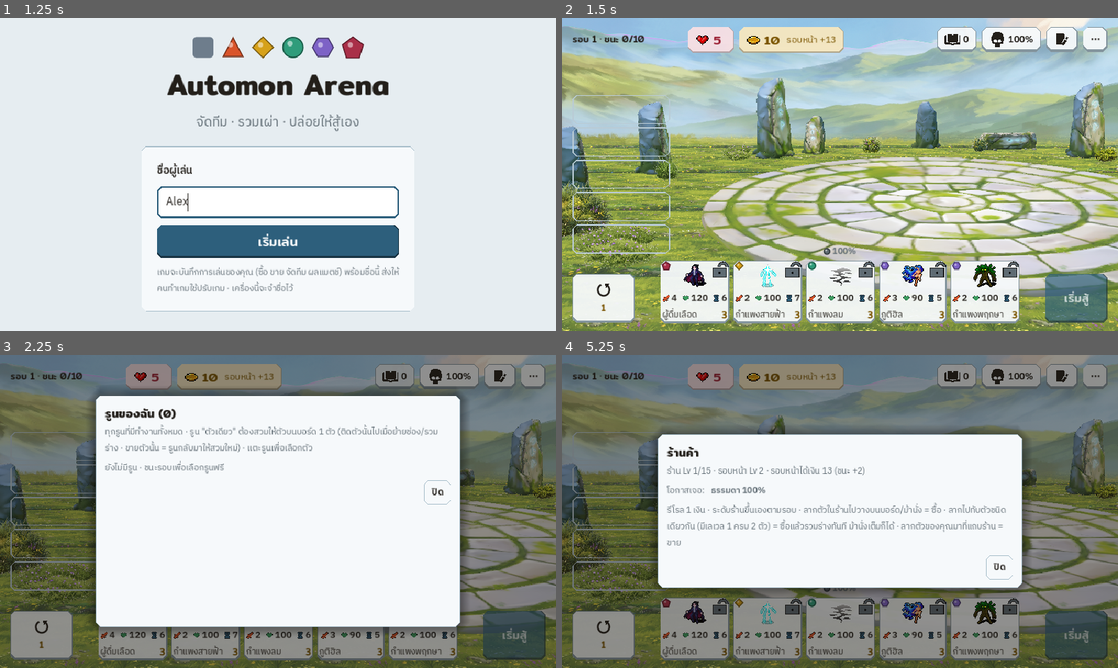
Above: before the commit, frames 1-4 (two rows, left to right).
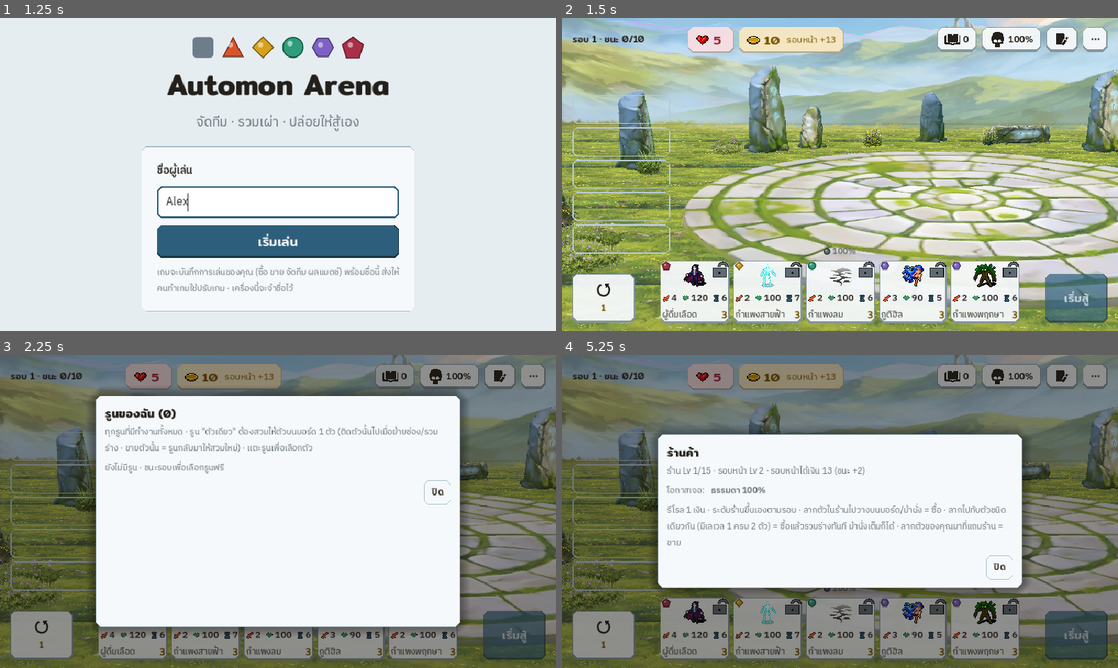
Above: after the commit, the same moments.

Repository: nuttratts-code/automon-arena
Game: Godot game, scene res://scenes/main.tscn
The game is run twice, just before and just after one commit, with the same random seed, the same clock (stepped at 60 frames per second) and the same inputs.
Inputs (mouse positions are in pixels of both pictures, inside the frame that each line leads up to):
- Up to frame 1 (1.25 s): click (278, 202) at 0.52 s; type "Alex" at 0.6 s
- Up to frame 2 (1.5 s): click "เริ่มเล่น" at 1.25 s
- Up to frame 3 (2.25 s): click "0" at 2 s
- Up to frame 4 (5.25 s): click "100%" at 2.75 s; click (1062, 376) at 3.5 s; click "⋯" at 4.25 s; click (840, 589) at 5 s

Frame 1 is identical in both runs. In frame 2, 52% of the frame differs, in the area x 0-100%, y 0-100%; in frame 3, 15%; in frame 4, 19%.

Commit message:
set 217 R12 (sample branch): units 2.3 -> 1.9 (owner), slot previews + GameCam rebuilt
ripple: sample branch only; SPR_H also used by slot_points / camera fit (same file)

Co-Authored-By: Claude Opus 5.5 <noreply@anthropic.com>

Diff:
--- a/godot/scenes/arena_dressing_r6.tscn
+++ b/godot/scenes/arena_dressing_r6.tscn
@@ -264,30 +264,30 @@
 [sub_resource type="ImageTexture" id="ImageTexture_x056f"]
 image = SubResource("Image_dlxid")
 
-[node name="ArenaDressing" type="Node3D" unique_id=1490219927]
-
-[node name="Far" type="Node3D" parent="." unique_id=1813014040]
+[node name="ArenaDressing" type="Node3D" unique_id=98814046]
+
+[node name="Far" type="Node3D" parent="." unique_id=1407380593]
 script = ExtResource("1_rer43")
 
-[node name="Sky" type="Sprite3D" parent="Far" unique_id=595966810]
+[node name="Sky" type="Sprite3D" parent="Far" unique_id=1063749436]
 transform = Transform3D(1, 0, 0, 0, 1, 0, 0, 0, 1, 0, 6, -60)
 pixel_size = 0.02
 transparent = false
 texture = ExtResource("2_mfsdh")
 
-[node name="Hills" type="Sprite3D" parent="Far" unique_id=844883395]
+[node name="Hills" type="Sprite3D" parent="Far" unique_id=449071203]
 transform = Transform3D(1, 0, 0, 0, 1, 0, 0, 0, 1, 0, 6, -40)
 pixel_size = 0.02
 texture = ExtResource("3_gc5ve")
 
-[node name="Mid" type="Node3D" parent="." unique_id=1877546734]
-
-[node name="Ground" type="MeshInstance3D" parent="Mid" unique_id=1702096822]
+[node name="Mid" type="Node3D" parent="." unique_id=1889191922]
+
+[node name="Ground" type="MeshInstance3D" parent="Mid" unique_id=2013437742]
 transform = Transform3D(1, 0, 0, 0, 1, 0, 0, 0, 1, 0, -0.15, -6)
 material_override = SubResource("StandardMaterial3D_d0r7a")
 mesh = SubResource("PlaneMesh_8e34n")
 
-[node name="Grass1" type="Sprite3D" parent="Mid" unique_id=1051413050]
+[node name="Grass1" type="Sprite3D" parent="Mid" unique_id=1876842242]
 transform = Transform3D(1, 0, 0, 0, 1, 0, 0, 0, 1, -9.5, -0.1, -8.6)
 offset = Vector2(0, 256)
 pixel_size = 0.0017578125
@@ -295,7 +295,7 @@
 alpha_cut = 2
 texture = ExtResource("5_ut5qf")
 
-[node name="Grass2" type="Sprite3D" parent="Mid" unique_id=726294774]
+[node name="Grass2" type="Sprite3D" parent="Mid" unique_id=1247431461]
 transform = Transform3D(1, 0, 0, 0, 1, 0, 0, 0, 1, 9.4, -0.1, -8.4)
 offset = Vector2(0, 201)
 pixel_size = 0.0019900498
@@ -303,7 +303,7 @@
 alpha_cut = 2
 texture = ExtResource("6_fjf4v")
 
-[node name="Grass3" type="Sprite3D" parent="Mid" unique_id=207912402]
+[node name="Grass3" type="Sprite3D" parent="Mid" unique_id=1915308399]
 transform = Transform3D(1, 0, 0, 0, 1, 0, 0, 0, 1, -12, -0.1, -4)
 offset = Vector2(0, 256)
 pixel_size = 0.00234375
@@ -311,7 +311,7 @@
 alpha_cut = 2
 texture = ExtResource("7_p2tyl")
 
-[node name="Grass4" type="Sprite3D" parent="Mid" unique_id=930318707]
+[node name="Grass4" type="Sprite3D" parent="Mid" unique_id=614538427]
 transform = Transform3D(1, 0, 0, 0, 1, 0, 0, 0, 1, 12.6, -0.1, -3.2)
 offset = Vector2(0, 256)
 pixel_size = 0.00234375
@@ -319,7 +319,7 @@
 alpha_cut = 2
 texture = ExtResource("8_cipuk")
 
-[node name="Grass5" type="Sprite3D" parent="Mid" unique_id=1669113273]
+[node name="Grass5" type="Sprite3D" parent="Mid" unique_id=1299290112]
 transform = Transform3D(1, 0, 0, 0, 1, 0, 0, 0, 1, -2.5, -0.1, -11)
 offset = Vector2(0, 256)
 pixel_size = 0.001953125
@@ -327,7 +327,7 @@
 alpha_cut = 2
 texture = ExtResource("9_1vf4e")
 
-[node name="Grass6" type="Sprite3D" parent="Mid" unique_id=1766773499]
+[node name="Grass6" type="Sprite3D" parent="Mid" unique_id=1360261449]
 transform = Transform3D(1, 0, 0, 0, 1, 0, 0, 0, 1, 3.5, -0.1, -11.2)
 offset = Vector2(0, 256)
 pixel_size = 0.0021484375
@@ -335,7 +335,7 @@
 alpha_cut = 2
 texture = ExtResource("10_3e517")
 
-[node name="Grass7" type="Sprite3D" parent="Mid" unique_id=1866500163]
+[node name="Grass7" type="Sprite3D" parent="Mid" unique_id=168664541]
 transform = Transform3D(1, 0, 0, 0, 1, 0, 0, 0, 1, -13, -0.1, 4.5)
 offset = Vector2(0, 256)
 pixel_size = 0.00390625
@@ -343,7 +343,7 @@
 alpha_cut = 2
 texture = ExtResource("11_8w8he")
 
-[node name="Grass8" type="Sprite3D" parent="Mid" unique_id=1237146917]
+[node name="Grass8" type="Sprite3D" parent="Mid" unique_id=892571239]
 transform = Transform3D(1, 0, 0, 0, 1, 0, 0, 0, 1, 13, -0.1, 4)
 offset = Vector2(0, 256)
 pixel_size = 0.003515625
@@ -351,7 +351,7 @@
 alpha_cut = 2
 texture = ExtResource("9_1vf4e")
 
-[node name="Grass9" type="Sprite3D" parent="Mid" unique_id=1125498137]
+[node name="Grass9" type="Sprite3D" parent="Mid" unique_id=766841708]
 transform = Transform3D(1, 0, 0, 0, 1, 0, 0, 0, 1, -10.5, -0.1, 7.5)
 offset = Vector2(0, 256)
 pixel_size = 0.002734375
@@ -359,7 +359,7 @@
 alpha_cut = 2
 texture = ExtResource("5_ut5qf")
 
-[node name="Grass10" type="Sprite3D" parent="Mid" unique_id=1529512913]
+[node name="Grass10" type="Sprite3D" parent="Mid" unique_id=1184204147]
 transform = Transform3D(1, 0, 0, 0, 1, 0, 0, 0, 1, 10.5, -0.1, 7.5)
 offset = Vector2(0, 201)
 pixel_size = 0.003233831
@@ -367,7 +367,7 @@
 alpha_cut = 2
 texture = ExtResource("6_fjf4v")
 
-[node name="Near" type="Node3D" parent="." unique_id=1487895632]
+[node name="Near" type="Node3D" parent="." unique_id=1495258410]
 
 [node name="Plaza" type="Node3D" parent="Near" unique_id=1930697670 instance=ExtResource("12_tks1b")]
 transform = Transform3D(1, 0, 0, 0, 0.16, 0, 0, 0, 1, -0.01926899, -0.3263998, 0.036481857)
@@ -378,230 +378,230 @@
 [node name="StoneBigSide" type="Node3D" parent="Near" unique_id=2079942919 instance=ExtResource("14_41p6s")]
 transform = Transform3D(0.45962667, 0, -0.38567257, 0, 0.5, 0, 0.38567257, 0, 0.45962667, -5.6, -0.05, -11)
 
-[node name="StoneFarL" type="Node3D" parent="Near" unique_id=1222080388 instance=ExtResource("14_41p6s")]
+[node name="StoneFarL" type="Node3D" parent="Near" unique_id=77656370 instance=ExtResource("14_41p6s")]
 transform = Transform3D(0.42499998, 0, 0.73612165, 0, 0.8, 0, -0.73612165, 0, 0.42499998, -13, -0.05, -6)
 
-[node name="StoneMid" type="Node3D" parent="Near" unique_id=1121830259 instance=ExtResource("14_41p6s")]
+[node name="StoneMid" type="Node3D" parent="Near" unique_id=621064538 instance=ExtResource("14_41p6s")]
 transform = Transform3D(-0.5362311, 0, 0.44995135, 0, 0.62, 0, -0.44995135, 0, -0.5362311, 0.8, -0.05, -13)
 
-[node name="StoneR" type="Node3D" parent="Near" unique_id=4043748 instance=ExtResource("14_41p6s")]
+[node name="StoneR" type="Node3D" parent="Near" unique_id=1684571915 instance=ExtResource("14_41p6s")]
 transform = Transform3D(0.91762954, 0, -0.24587809, 0, 0.95, 0, 0.24587809, 0, 0.91762954, 9, -0.05, -10.2)
 
-[node name="StoneFrontR" type="Node3D" parent="Near" unique_id=1808440047 instance=ExtResource("14_41p6s")]
+[node name="StoneFrontR" type="Node3D" parent="Near" unique_id=872260986 instance=ExtResource("14_41p6s")]
 transform = Transform3D(0.34202015, 0, -0.9396926, 0, 0.85, 0, 0.9396926, 0, 0.34202015, 13.8, -0.05, -3)
 
-[node name="StoneFrontL" type="Node3D" parent="Near" unique_id=859221377 instance=ExtResource("14_41p6s")]
+[node name="StoneFrontL" type="Node3D" parent="Near" unique_id=1095234252 instance=ExtResource("14_41p6s")]
 transform = Transform3D(-0.15628336, 0, 0.8863269, 0, 0.75, 0, -0.8863269, 0, -0.15628336, -14.4, -0.05, 1)
 
 [node name="FallenSlab" type="Node3D" parent="Near" unique_id=530392445 instance=ExtResource("15_em05e")]
 transform = Transform3D(0.99026805, 0, 0.1391731, 0, 1, 0, -0.1391731, 0, 0.99026805, 5.2, -0.05, -12.4)
 
-[node name="FallenSlabR" type="Node3D" parent="Near" unique_id=839388490 instance=ExtResource("15_em05e")]
+[node name="FallenSlabR" type="Node3D" parent="Near" unique_id=763481331 instance=ExtResource("15_em05e")]
 transform = Transform3D(0.65532166, 0, -0.45886117, 0, 0.8, 0, 0.45886117, 0, 0.65532166, 12.2, -0.05, 5)
 
-[node name="Guides" type="Node3D" parent="." unique_id=1120143842]
-
-[node name="Slots" type="Node3D" parent="." unique_id=1182535543]
-
-[node name="Slot0_0_0" type="Marker3D" parent="Slots" unique_id=803687191]
+[node name="Guides" type="Node3D" parent="." unique_id=269568372]
+
+[node name="Slots" type="Node3D" parent="." unique_id=1104455848]
+
+[node name="Slot0_0_0" type="Marker3D" parent="Slots" unique_id=1094087422]
 transform = Transform3D(1, 0, 0, 0, 1, 0, 0, 0, 1, -2.8, 0, -4)
 
-[node name="Ring" type="MeshInstance3D" parent="Slots/Slot0_0_0" unique_id=331514067]
+[node name="Ring" type="MeshInstance3D" parent="Slots/Slot0_0_0" unique_id=1284933286]
 transform = Transform3D(1, 0, 0, 0, 0.12, 0, 0, 0, 1, 0, 0.03, 0)
 material_override = SubResource("StandardMaterial3D_e6u7m")
 mesh = SubResource("TorusMesh_xodtq")
 
-[node name="Preview" type="Sprite3D" parent="Slots/Slot0_0_0" unique_id=1588439886]
-transform = Transform3D(1, 0, 0, 0, 0.9781476, 0.2079117, 0, -0.2079117, 0.9781476, 0, 0, 0)
-offset = Vector2(0, 16)
-pixel_size = 0.071875
+[node name="Preview" type="Sprite3D" parent="Slots/Slot0_0_0" unique_id=1049448168]
+transform = Transform3D(1, 0, 0, 0, 0.9781476, 0.2079117, 0, -0.2079117, 0.9781476, 0, 0, 0)
+offset = Vector2(0, 16)
+pixel_size = 0.059375
 alpha_cut = 1
 texture_filter = 0
 texture = SubResource("ImageTexture_tpdf8")
 
-[node name="Slot0_0_1" type="Marker3D" parent="Slots" unique_id=20009196]
+[node name="Slot0_0_1" type="Marker3D" parent="Slots" unique_id=134930272]
 transform = Transform3D(1, 0, 0, 0, 1, 0, 0, 0, 1, -1.5, 0, 3)
 
-[node name="Ring" type="MeshInstance3D" parent="Slots/Slot0_0_1" unique_id=154122957]
+[node name="Ring" type="MeshInstance3D" parent="Slots/Slot0_0_1" unique_id=615801387]
 transform = Transform3D(1, 0, 0, 0, 0.12, 0, 0, 0, 1, 0, 0.03, 0)
 material_override = SubResource("StandardMaterial3D_erf55")
 mesh = SubResource("TorusMesh_e1drm")
 
-[node name="Preview" type="Sprite3D" parent="Slots/Slot0_0_1" unique_id=667331714]
-transform = Transform3D(1, 0, 0, 0, 0.9781476, 0.2079117, 0, -0.2079117, 0.9781476, 0, 0, 0)
-offset = Vector2(0, 16)
-pixel_size = 0.071875
+[node name="Preview" type="Sprite3D" parent="Slots/Slot0_0_1" unique_id=334185694]
+transform = Transform3D(1, 0, 0, 0, 0.9781476, 0.2079117, 0, -0.2079117, 0.9781476, 0, 0, 0)
+offset = Vector2(0, 16)
+pixel_size = 0.059375
 alpha_cut = 1
 texture_filter = 0
 texture = SubResource("ImageTexture_xb18i")
 
-[node name="Slot0_1_0" type="Marker3D" parent="Slots" unique_id=43400078]
+[node name="Slot0_1_0" type="Marker3D" parent="Slots" unique_id=2102903000]
 transform = Transform3D(1, 0, 0, 0, 1, 0, 0, 0, 1, -5.4, 0, -4)
 
-[node name="Ring" type="MeshInstance3D" parent="Slots/Slot0_1_0" unique_id=1426617171]
+[node name="Ring" type="MeshInstance3D" parent="Slots/Slot0_1_0" unique_id=2024644277]
 transform = Transform3D(1, 0, 0, 0, 0.12, 0, 0, 0, 1, 0, 0.03, 0)
 material_override = SubResource("StandardMaterial3D_3iumx")
 mesh = SubResource("TorusMesh_om5ko")
 
-[node name="Preview" type="Sprite3D" parent="Slots/Slot0_1_0" unique_id=1954911331]
-transform = Transform3D(1, 0, 0, 0, 0.9781476, 0.2079117, 0, -0.2079117, 0.9781476, 0, 0, 0)
-offset = Vector2(0, 16)
-pixel_size = 0.071875
+[node name="Preview" type="Sprite3D" parent="Slots/Slot0_1_0" unique_id=893829315]
+transform = Transform3D(1, 0, 0, 0, 0.9781476, 0.2079117, 0, -0.2079117, 0.9781476, 0, 0, 0)
+offset = Vector2(0, 16)
+pixel_size = 0.059375
 alpha_cut = 1
 texture_filter = 0
 texture = SubResource("ImageTexture_snfdx")
 
-[node name="Slot0_1_1" type="Marker3D" parent="Slots" unique_id=1909262043]
+[node name="Slot0_1_1" type="Marker3D" parent="Slots" unique_id=274643468]
 transform = Transform3D(1, 0, 0, 0, 1, 0, 0, 0, 1, -4.1, 0, 3)
 
-[node name="Ring" type="MeshInstance3D" parent="Slots/Slot0_1_1" unique_id=1022815434]
+[node name="Ring" type="MeshInstance3D" parent="Slots/Slot0_1_1" unique_id=551895865]
 transform = Transform3D(1, 0, 0, 0, 0.12, 0, 0, 0, 1, 0, 0.03, 0)
 material_override = SubResource("StandardMaterial3D_f31oc")
 mesh = SubResource("TorusMesh_eo4if")
 
-[node name="Preview" type="Sprite3D" parent="Slots/Slot0_1_1" unique_id=18849167]
-transform = Transform3D(1, 0, 0, 0, 0.9781476, 0.2079117, 0, -0.2079117, 0.9781476, 0, 0, 0)
-offset = Vector2(0, 16)
-pixel_size = 0.071875
+[node name="Preview" type="Sprite3D" parent="Slots/Slot0_1_1" unique_id=855162765]
+transform = Transform3D(1, 0, 0, 0, 0.9781476, 0.2079117, 0, -0.2079117, 0.9781476, 0, 0, 0)
+offset = Vector2(0, 16)
+pixel_size = 0.059375
 alpha_cut = 1
 texture_filter = 0
 texture = SubResource("ImageTexture_w6ug6")
 
-[node name="Slot0_2_0" type="Marker3D" parent="Slots" unique_id=1128761904]
+[node name="Slot0_2_0" type="Marker3D" parent="Slots" unique_id=1112249004]
 transform = Transform3D(1, 0, 0, 0, 1, 0, 0, 0, 1, -8, 0, -4)
 
-[node name="Ring" type="MeshInstance3D" parent="Slots/Slot0_2_0" unique_id=1359207525]
+[node name="Ring" type="MeshInstance3D" parent="Slots/Slot0_2_0" unique_id=478296211]
 transform = Transform3D(1, 0, 0, 0, 0.12, 0, 0, 0, 1, 0, 0.03, 0)
 material_override = SubResource("StandardMaterial3D_spo7i")
 mesh = SubResource("TorusMesh_pjj7h")
 
-[node name="Preview" type="Sprite3D" parent="Slots/Slot0_2_0" unique_id=2144404722]
-transform = Transform3D(1, 0, 0, 0, 0.9781476, 0.2079117, 0, -0.2079117, 0.9781476, 0, 0, 0)
-offset = Vector2(0, 16)
-pixel_size = 0.071875
+[node name="Preview" type="Sprite3D" parent="Slots/Slot0_2_0" unique_id=1196206471]
+transform = Transform3D(1, 0, 0, 0, 0.9781476, 0.2079117, 0, -0.2079117, 0.9781476, 0, 0, 0)
+offset = Vector2(0, 16)
+pixel_size = 0.059375
 alpha_cut = 1
 texture_filter = 0
 texture = SubResource("ImageTexture_kc2pe")
 
-[node name="Slot0_2_1" type="Marker3D" parent="Slots" unique_id=326279022]
+[node name="Slot0_2_1" type="Marker3D" parent="Slots" unique_id=1073177904]
 transform = Transform3D(1, 0, 0, 0, 1, 0, 0, 0, 1, -6.7, 0, 3)
 
-[node name="Ring" type="MeshInstance3D" parent="Slots/Slot0_2_1" unique_id=2104081001]
+[node name="Ring" type="MeshInstance3D" parent="Slots/Slot0_2_1" unique_id=1055390777]
 transform = Transform3D(1, 0, 0, 0, 0.12, 0, 0, 0, 1, 0, 0.03, 0)
 material_override = SubResource("StandardMaterial3D_m75fs")
 mesh = SubResource("TorusMesh_5komi")
 
-[node name="Preview" type="Sprite3D" parent="Slots/Slot0_2_1" unique_id=1762727323]
-transform = Transform3D(1, 0, 0, 0, 0.9781476, 0.2079117, 0, -0.2079117, 0.9781476, 0, 0, 0)
-offset = Vector2(0, 16)
-pixel_size = 0.071875
+[node name="Preview" type="Sprite3D" parent="Slots/Slot0_2_1" unique_id=2054014314]
+transform = Transform3D(1, 0, 0, 0, 0.9781476, 0.2079117, 0, -0.2079117, 0.9781476, 0, 0, 0)
+offset = Vector2(0, 16)
+pixel_size = 0.059375
 alpha_cut = 1
 texture_filter = 0
 texture = SubResource("ImageTexture_w70x6")
 
-[node name="Slot1_0_0" type="Marker3D" parent="Slots" unique_id=1720500687]
+[node name="Slot1_0_0" type="Marker3D" parent="Slots" unique_id=969078786]
 transform = Transform3D(1, 0, 0, 0, 1, 0, 0, 0, 1, 2.8, 0, -4)
 
-[node name="Ring" type="MeshInstance3D" parent="Slots/Slot1_0_0" unique_id=62773816]
+[node name="Ring" type="MeshInstance3D" parent="Slots/Slot1_0_0" unique_id=515143602]
 transform = Transform3D(1, 0, 0, 0, 0.12, 0, 0, 0, 1, 0, 0.03, 0)
 material_override = SubResource("StandardMaterial3D_vvj0b")
 mesh = SubResource("TorusMesh_bk8t7")
 
-[node name="Preview" type="Sprite3D" parent="Slots/Slot1_0_0" unique_id=1531660278]
+[node name="Preview" type="Sprite3D" parent="Slots/Slot1_0_0" unique_id=869014642]
 transform = Transform3D(1, 0, 0, 0, 0.9781476, 0.2079117, 0, -0.2079117, 0.9781476, 0, 0, 0)
 offset = Vector2(0, 16)
 flip_h = true
-pixel_size = 0.071875
+pixel_size = 0.059375
 alpha_cut = 1
 texture_filter = 0
 texture = SubResource("ImageTexture_e235p")
 
-[node name="Slot1_0_1" type="Marker3D" parent="Slots" unique_id=1291074176]
+[node name="Slot1_0_1" type="Marker3D" parent="Slots" unique_id=551102459]
 transform = Transform3D(1, 0, 0, 0, 1, 0, 0, 0, 1, 1.5, 0, 3)
 
-[node name="Ring" type="MeshInstance3D" parent="Slots/Slot1_0_1" unique_id=458909837]
+[node name="Ring" type="MeshInstance3D" parent="Slots/Slot1_0_1" unique_id=1237124195]
 transform = Transform3D(1, 0, 0, 0, 0.12, 0, 0, 0, 1, 0, 0.03, 0)
 material_override = SubResource("StandardMaterial3D_mj8uj")
 mesh = SubResource("TorusMesh_qujuo")
 
-[node name="Preview" type="Sprite3D" parent="Slots/Slot1_0_1" unique_id=397451482]
+[node name="Preview" type="Sprite3D" parent="Slots/Slot1_0_1" unique_id=540931423]
 transform = Transform3D(1, 0, 0, 0, 0.9781476, 0.2079117, 0, -0.2079117, 0.9781476, 0, 0, 0)
 offset = Vector2(0, 16)
 flip_h = true
-pixel_size = 0.071875
+pixel_size = 0.059375
 alpha_cut = 1
 texture_filter = 0
 texture = SubResource("ImageTexture_cd3dm")
 
-[node name="Slot1_1_0" type="Marker3D" parent="Slots" unique_id=1154439525]
+[node name="Slot1_1_0" type="Marker3D" parent="Slots" unique_id=1180782070]
 transform = Transform3D(1, 0, 0, 0, 1, 0, 0, 0, 1, 5.4, 0, -4)
 
-[node name="Ring" type="MeshInstance3D" parent="Slots/Slot1_1_0" unique_id=678929522]
+[node name="Ring" type="MeshInstance3D" parent="Slots/Slot1_1_0" unique_id=398159826]
 transform = Transform3D(1, 0, 0, 0, 0.12, 0, 0, 0, 1, 0, 0.03, 0)
 material_override = SubResource("StandardMaterial3D_sbjmn")
 mesh = SubResource("TorusMesh_u6sns")
 
-[node name="Preview" type="Sprite3D" parent="Slots/Slot1_1_0" unique_id=950308073]
+[node name="Preview" type="Sprite3D" parent="Slots/Slot1_1_0" unique_id=622467588]
 transform = Transform3D(1, 0, 0, 0, 0.9781476, 0.2079117, 0, -0.2079117, 0.9781476, 0, 0, 0)
 offset = Vector2(0, 16)
 flip_h = true
-pixel_size = 0.071875
+pixel_size = 0.059375
 alpha_cut = 1
 texture_filter = 0
 texture = SubResource("ImageTexture_g2wia")
 
-[node name="Slot1_1_1" type="Marker3D" parent="Slots" unique_id=1819445576]
+[node name="Slot1_1_1" type="Marker3D" parent="Slots" unique_id=920127462]
 transform = Transform3D(1, 0, 0, 0, 1, 0, 0, 0, 1, 4.1, 0, 3)
 
-[node name="Ring" type="MeshInstance3D" parent="Slots/Slot1_1_1" unique_id=973489464]
+[node name="Ring" type="MeshInstance3D" parent="Slots/Slot1_1_1" unique_id=1812224983]
 transform = Transform3D(1, 0, 0, 0, 0.12, 0, 0, 0, 1, 0, 0.03, 0)
 material_override = SubResource("StandardMaterial3D_k4pwa")
 mesh = SubResource("TorusMesh_8qk21")
 
-[node name="Preview" type="Sprite3D" parent="Slots/Slot1_1_1" unique_id=2040382740]
+[node name="Preview" type="Sprite3D" parent="Slots/Slot1_1_1" unique_id=1963050168]
 transform = Transform3D(1, 0, 0, 0, 0.9781476, 0.2079117, 0, -0.2079117, 0.9781476, 0, 0, 0)
 offset = Vector2(0, 16)
 flip_h = true
-pixel_size = 0.071875
+pixel_size = 0.059375
 alpha_cut = 1
 texture_filter = 0
 texture = SubResource("ImageTexture_lg7os")
 
-[node name="Slot1_2_0" type="Marker3D" parent="Slots" unique_id=593592054]
+[node name="Slot1_2_0" type="Marker3D" parent="Slots" unique_id=1554503103]
 transform = Transform3D(1, 0, 0, 0, 1, 0, 0, 0, 1, 8, 0, -4)
 
-[node name="Ring" type="MeshInstance3D" parent="Slots/Slot1_2_0" unique_id=676625991]
+[node name="Ring" type="MeshInstance3D" parent="Slots/Slot1_2_0" unique_id=846875183]
 transform = Transform3D(1, 0, 0, 0, 0.12, 0, 0, 0, 1, 0, 0.03, 0)
 material_override = SubResource("StandardMaterial3D_3ju4o")
 mesh = SubResource("TorusMesh_rgm1q")
 
-[node name="Preview" type="Sprite3D" parent="Slots/Slot1_2_0" unique_id=895900613]
+[node name="Preview" type="Sprite3D" parent="Slots/Slot1_2_0" unique_id=724656351]
 transform = Transform3D(1, 0, 0, 0, 0.9781476, 0.2079117, 0, -0.2079117, 0.9781476, 0, 0, 0)
 offset = Vector2(0, 16)
 flip_h = true
-pixel_size = 0.071875
+pixel_size = 0.059375
 alpha_cut = 1
 texture_filter = 0
 texture = SubResource("ImageTexture_le323")
 
-[node name="Slot1_2_1" type="Marker3D" parent="Slots" unique_id=632118881]
+[node name="Slot1_2_1" type="Marker3D" parent="Slots" unique_id=1858598536]
 transform = Transform3D(1, 0, 0, 0, 1, 0, 0, 0, 1, 6.7, 0, 3)
 
-[node name="Ring" type="MeshInstance3D" parent="Slots/Slot1_2_1" unique_id=767276722]
+[node name="Ring" type="MeshInstance3D" parent="Slots/Slot1_2_1" unique_id=459635717]
 transform = Transform3D(1, 0, 0, 0, 0.12, 0, 0, 0, 1, 0, 0.03, 0)
 material_override = SubResource("StandardMaterial3D_0t4y2")
 mesh = SubResource("TorusMesh_e6k13")
 
-[node name="Preview" type="Sprite3D" parent="Slots/Slot1_2_1" unique_id=1113559922]
+[node name="Preview" type="Sprite3D" parent="Slots/Slot1_2_1" unique_id=386099995]
 transform = Transform3D(1, 0, 0, 0, 0.9781476, 0.2079117, 0, -0.2079117, 0.9781476, 0, 0, 0)
 offset = Vector2(0, 16)
 flip_h = true
-pixel_size = 0.071875
+pixel_size = 0.059375
 alpha_cut = 1
 texture_filter = 0
 texture = SubResource("ImageTexture_x056f")
 
-[node name="GameCam" type="Camera3D" parent="." unique_id=675667712]
-transform = Transform3D(1, 0, 0, 0, 0.9781476, 0.2079117, 0, -0.2079117, 0.9781476, 0, 5.5608206, 19.101614)
+[node name="GameCam" type="Camera3D" parent="." unique_id=699097712]
+transform = Transform3D(1, 0, 0, 0, 0.9781476, 0.2079117, 0, -0.2079117, 0.9781476, 0, 5.4031944, 19.13512)
 fov = 26.0
 far = 400.0
--- a/godot/scripts/ui/stage3d.gd
+++ b/godot/scripts/ui/stage3d.gd
@@ -18,7 +18,7 @@
 # changing them for real = rule-change at ทำจริง; tests that pin the old numbers are not updated on this branch.
 const PITCH := 12.0 # degrees the camera looks down (angle A)
 const FOV := 26.0 # vertical field of view, degrees
-const SPR_H := 2.3 # every unit stands this tall (world units)
+const SPR_H := 1.9 # every unit stands this tall (world units)
 const TILE := 1.8
 const COL_X := [1.5, 4.1, 6.7] # row 0 front … 2 back: distance from the midline
 const LANE_Z := [-4.0, 3.0] # lane 0 = far line (top of the screen), lane 1 = near line
--- a/godot/tools/s217_make_r6.gd
+++ b/godot/tools/s217_make_r6.gd
@@ -9,7 +9,7 @@
 
 const ST := preload("res://scripts/ui/stage3d.gd")
 const PLAZA_K := 1.0 # R10 tried 1.35 for the −6.0 far lane; owner went back to the R8 lanes (−4.0 / 3.0) → plaza ×1
-const GAME_CAM := "Transform3D(1, 0, 0, 0, 0.9781476, 0.2079117, 0, -0.2079117, 0.9781476, 0, 5.5608206, 19.101614)" # camera 12°, R8 framing
+const GAME_CAM := "Transform3D(1, 0, 0, 0, 0.9781476, 0.2079117, 0, -0.2079117, 0.9781476, 0, 5.4031944, 19.13512)" # camera 12°, R8 framing, units 1.9
 
 var top: Node3D
 
Not shown, changed: claude/preview-set217/notes.md
